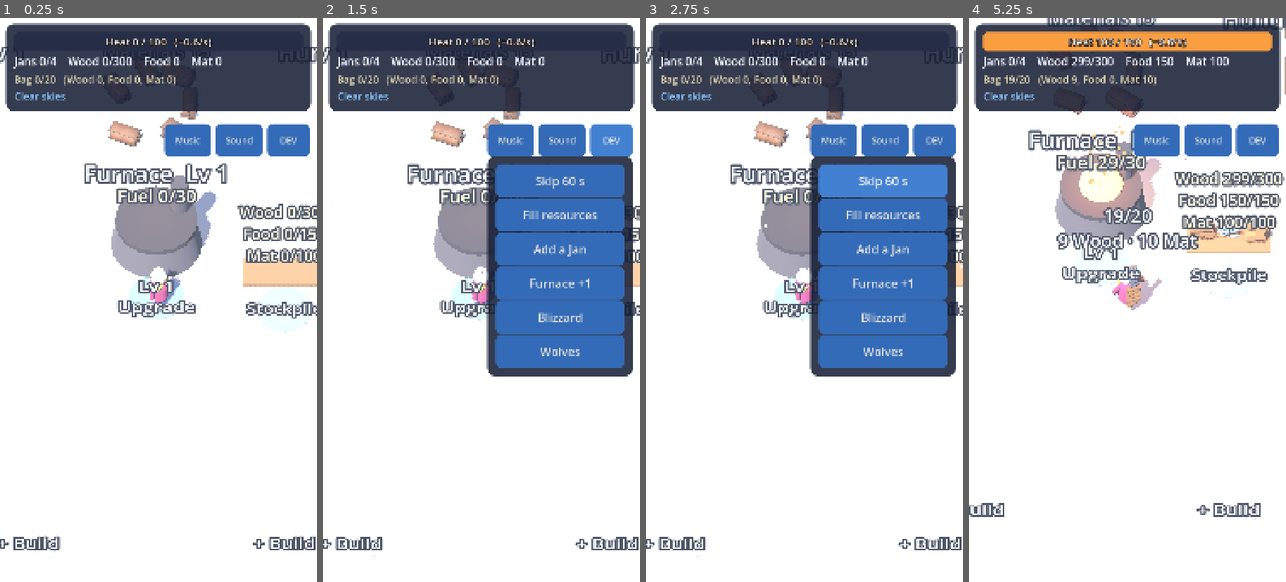
Above: before the commit, frames 1-4 (left to right).
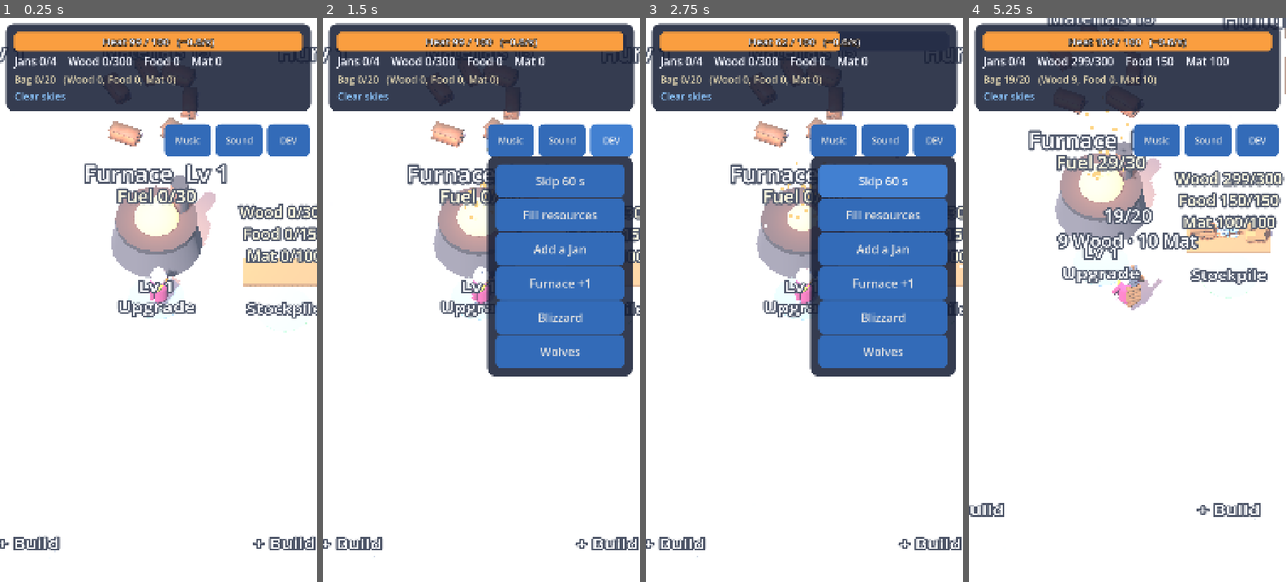
Above: after the commit, the same moments.

Repository: Jazzwec/Frostbite2
Game: Godot game, scene res://scenes/main.tscn
Same seed, same stepped clock (60 frames per second), same inputs: the game is played once before the commit and once after it.
Inputs (mouse positions are in pixels of both pictures, inside the frame that each line leads up to):
- Up to frame 1 (0.25 s): no input
- Up to frame 2 (1.5 s): tap Enter (ui_accept) at 0.5, 0.77 s; move the mouse to (551, 271) at 0.52 s; hold Right (ui_right) 0.53-1.25 s; tap Space at 0.6 s; click (551, 271) at 0.67 s; click "DEV" at 1.25 s
- Up to frame 3 (2.75 s): click "Skip 60 s" at 2 s
- Up to frame 4 (5.25 s): click "Skip 60 s" at 2.75 s; click "Fill resources" at 3.5 s; drag from (1064, 328) to (1111, 412) at 4.27 s; move the mouse to (1159, 175) at 5.02 s; hold Right (ui_right) from 5.03 s (still down); tap Space at 5.1 s

The runs differ from the first frame. In frame 1, 5.8% of the frame differs, in the area x 4-96%, y 2-51%; in frame 2, 4.7%; in frame 3, 3.2%; in frame 4, 0.2%.

Commit message:
The furnace starts full and the winter ends when the fire goes out (engine)
- A new winter starts at full heat (100/100).
- When heat reaches 0 the game is over: state.game_over is set, one
  game_over event is queued, ticks stop and Meagan can't move.
- Jans no longer wander off one a minute at zero heat; that rule and its
  timer are gone.
- Balance: low-heat warning thresholds [proto]; Economy.seconds_until_cold
  for a countdown.
- Tests: full start, game over (about 2.5 minutes with no wood), Wood from the
  Stockpile keeps it alive; old tests that assumed a cold start updated.

Co-Authored-By: Claude Opus 5.5 <noreply@anthropic.com>

Diff:
--- a/scripts/engine/balance.gd
+++ b/scripts/engine/balance.gd
@@ -28,8 +28,11 @@
 const COLD_OUTPUT_MULT := 0.5
 ## Wood the furnace holds per Furnace level. [f1]
 const FUEL_CAP_PER_FURNACE_LEVEL := 30.0
-## At zero heat one Jan wanders off this often. [brief]
-const HEAT_ZERO_LEAVE_INTERVAL := 60.0
+## Low-heat warnings, as fractions of the heat cap: the warning shows below WARNING, clears
+## above CLEAR, and a countdown to the fire going out shows below COUNTDOWN. [proto]
+const LOW_HEAT_WARNING := 0.25
+const LOW_HEAT_CLEAR := 0.4
+const FIRE_OUT_COUNTDOWN := 0.10
 
 # ---------- Food ----------
 
--- a/scripts/engine/economy.gd
+++ b/scripts/engine/economy.gd
@@ -105,6 +105,13 @@
 	return drain
 
 
+## Seconds until the fire goes out at the current drain, or INF while there's fuel to burn.
+static func seconds_until_cold(s: GameState) -> float:
+	if s.fuel > 0.01:
+		return INF
+	return s.heat / maxf(heat_drain(s), 0.001)
+
+
 static func is_cold(s: GameState) -> bool:
 	return s.heat < Balance.COLD_THRESHOLD * heat_cap(s)
 
--- a/scripts/engine/game_engine.gd
+++ b/scripts/engine/game_engine.gd
@@ -27,12 +27,14 @@
 		s.sites.append({"building": b, "level": Balance.BUILDINGS[b].start if b != "" else 0, "upgrading": false, "progress": {}})
 	for node in MapData.RESOURCE_NODES:
 		s.nodes.append(Balance.NODES[node.kind].stock)
+	# The furnace starts full; keeping it burning is the goal. [agreed 2026-10-19]
+	s.heat = Economy.heat_cap(s)
 	return s
 
 
 ## Runs whole ticks for `delta` seconds of real time. Long frames are capped, never caught up.
 func advance(delta: float) -> void:
-	if paused:
+	if paused or state.game_over:
 		return
 	_accumulator += minf(delta, Balance.MAX_ADVANCE)
 	while _accumulator >= Balance.TICK:
@@ -67,7 +69,11 @@
 	MeaganRules.rescue(s, _events)
 	_feed_furnace(dt)
 	_burn(dt)
-	WorldEvents.heat_zero(s, dt, _events)
+	if s.heat <= 0.0:
+		# The fire is out: the winter is over. [agreed 2026-10-19]
+		s.game_over = true
+		_events.append({"type": "game_over", "time": s.time})
+		return
 	WorldEvents.arrivals(s, dt, rng, _events)
 	WorldEvents.blizzard(s, rng, _events)
 	Combat.update(s, dt, rng, _events)
@@ -112,7 +118,7 @@
 
 
 func can_meagan_move() -> bool:
-	return not state.meagan_injured
+	return not state.meagan_injured and not state.game_over
 
 
 ## She's been sent to thaw this frozen Jan.
@@ -193,6 +199,8 @@
 func skip(seconds: float) -> void:
 	var ticks := int(round(seconds / Balance.TICK))
 	for i in ticks:
+		if state.game_over:
+			return
 		_tick(Balance.TICK)
 
 
--- a/scripts/engine/game_state.gd
+++ b/scripts/engine/game_state.gd
@@ -6,6 +6,8 @@
 var time := 0.0
 
 var heat := 0.0
+## Set when the fire goes out; the winter is over and nothing ticks any more.
+var game_over := false
 ## Wood delivered into the furnace, waiting to burn.
 var fuel := 0.0
 ## Wood burned per second last tick, for the fire's look.
@@ -44,7 +46,6 @@
 var rescued_total := 0
 ## Jans lost to the cold or to wolves.
 var lost_total := 0
-var heat_zero_timer := 0.0
 var hungry := false
 
 ## Blizzards: the next one starts at blizzard_at; it is active until blizzard_ends_at.
--- a/scripts/engine/world_events.gd
+++ b/scripts/engine/world_events.gd
@@ -1,6 +1,6 @@
 class_name WorldEvents
 extends RefCounted
-## Things that happen to the city on their own: arrivals, eating, the cold, blizzards.
+## Things that happen to the city on their own: arrivals, eating, blizzards.
 
 
 ## A frozen Jan turns up at a free spot on the edge every arrival_interval seconds. None come in a blizzard. [brief]
@@ -25,7 +25,7 @@
 	events.append({"type": "arrival", "arrival": arrival.id, "pos": MapData.ARRIVAL_SPOTS[spot]})
 
 
-## Jans eat from the store at the Hunting Lodge. With none left they're hungry and slower. [brief]
+## Jans eat from the Stockpile. With none left they're hungry and slower. [brief]
 static func eat(s: GameState, dt: float) -> void:
 	var eaten := Economy.food_eaten_per_second(s) * dt
 	if s.piles.food >= eaten:
@@ -36,19 +36,6 @@
 		s.hungry = not s.jans.is_empty()
 
 
-## At zero heat one Jan wanders off each minute, idle ones first. [brief]
-static func heat_zero(s: GameState, dt: float, events: Array) -> void:
-	if s.heat > 0.0 or s.jans.is_empty():
-		s.heat_zero_timer = 0.0
-		return
-	s.heat_zero_timer += dt
-	if s.heat_zero_timer < Balance.HEAT_ZERO_LEAVE_INTERVAL:
-		return
-	s.heat_zero_timer -= Balance.HEAT_ZERO_LEAVE_INTERVAL
-	var jan := pick_jan_to_lose(s)
-	s.jans.erase(jan)
-	s.lost_total += 1
-	events.append({"type": "jan_left", "jan": jan.id, "job": jan.job})
 
 
 ## Idle Jans go first, then workers, guards last.
--- a/scripts/game/main.gd
+++ b/scripts/game/main.gd
@@ -441,9 +441,6 @@
 			_hud.show_banner("Meagan is hurt! She'll be back up when the wolves are gone.", 4.0)
 		"attack_over":
 			_hud.show_banner("The wolves are gone.", 3.0, GOOD_GREEN)
-		"jan_left":
-			Audio.play("error")
-			_float_text(Vector3(0, 3.5, 0), "Too cold! A Jan wandered off.", UiTheme.COLD)
 
 
 func _v3(p: Vector2) -> Vector3:
--- a/scripts/game/people_layer.gd
+++ b/scripts/game/people_layer.gd
@@ -19,11 +19,11 @@
 				view = _new_jan(Vector3(ev.pos.x, 0, ev.pos.y), false)
 			view.thaw(ev.jan, Game.random_rescue_line())
 			_jans[ev.jan] = view
-		"jan_left", "jan_scared":
+		"jan_scared":
 			var view: JanView = _jans.get(ev.jan)
 			_jans.erase(ev.jan)
 			if view:
-				view.say("Brrr, I'm off!" if ev.type == "jan_left" else "Wolf!!", 2.0)
+				view.say("Wolf!!", 2.0)
 				view.flee()
 
 
--- a/tests/test_city.gd
+++ b/tests/test_city.gd
@@ -40,16 +40,35 @@
 	check(e.state.hungry, "hungry when the store is empty")
 
 
-func test_a_jan_leaves_each_minute_at_zero_heat() -> void:
+func test_a_winter_starts_with_a_full_furnace() -> void:
+	var e := engine()
+	check_near(e.state.heat, Economy.heat_cap(e.state), 0.001, "full heat")
+	check(not e.state.game_over, "not over")
+
+
+func test_the_game_ends_when_the_fire_goes_out() -> void:
 	var e := engine()
 	put_meagan(e, Vector2(0, 30))
-	# A hunter, not a chopper: chopped Wood would feed the furnace from the Stockpile.
-	add_jan(e, "hunt")
-	add_jan(e, "")
-	e.skip(60.05)
-	check_eq(e.state.jans.size(), 1, "one left")
-	check_eq(e.state.jans[0].job, "hunt", "the idle one went first")
-	check(_has_event(e.drain_events(), "jan_left"), "event")
+	e.state.next_arrival_in = 9999.0
+	e.skip(10.0 * 60.0)
+	check(e.state.game_over, "the fire went out")
+	var overs := e.drain_events().filter(func(ev): return ev.type == "game_over")
+	check_eq(overs.size(), 1, "one game_over event")
+	var t := e.state.time
+	check(t > 100.0 and t < 200.0, "about 2.5 minutes at 0.65 heat/s, got %.0f s" % t)
+	e.advance(1.0)
+	check_eq(e.state.time, t, "time has stopped")
+	check(not e.can_meagan_move(), "she can't move")
+
+
+func test_wood_keeps_the_fire_alive() -> void:
+	var e := engine()
+	put_meagan(e, Vector2(0, 30))
+	e.state.next_arrival_in = 9999.0
+	e.state.piles.wood = 300.0
+	e.skip(5.0 * 60.0)
+	check(not e.state.game_over, "the Stockpile's Wood kept it burning")
+
 
 
 func test_pause_stops_time_without_catch_up() -> void:
@@ -79,6 +98,7 @@
 func test_blizzard_is_warned_then_hits() -> void:
 	var e := engine()
 	put_meagan(e, Vector2(0, 30))
+	_keep_warm(e)
 	e.skip(Balance.BLIZZARD_FIRST_AT - Balance.BLIZZARD_WARNING + 0.1)
 	check(_has_event(e.drain_events(), "blizzard_warning"), "warned 3 minutes ahead")
 	check(not e.state.blizzard_active, "not yet")
--- a/tests/test_economy.gd
+++ b/tests/test_economy.gd
@@ -1,9 +1,9 @@
 extends TestCase
 
 
-func test_new_winter_starts_empty_and_cold() -> void:
+func test_new_winter_starts_empty_with_a_full_furnace() -> void:
 	var e := engine()
-	check_eq(e.state.heat, 0.0, "heat")
+	check_eq(e.state.heat, Economy.heat_cap(e.state), "heat")
 	check_eq(e.state.jans.size(), 0, "jans")
 	check_eq(Economy.furnace_level(e.state), 1, "furnace")
 	check_eq(Economy.level(e.state, "lumber_yard"), 1, "lumber yard")
--- a/tests/test_meagan.gd
+++ b/tests/test_meagan.gd
@@ -54,6 +54,7 @@
 func test_upgrading_the_furnace() -> void:
 	var e := engine()
 	check(e.start_upgrade(0), "upgrade started")
+	e.state.heat = 0.0
 	e.state.bag.wood = 20.0
 	put_meagan(e, site_pos(0) + Vector2(0, 3))
 	e.skip(2.0)
